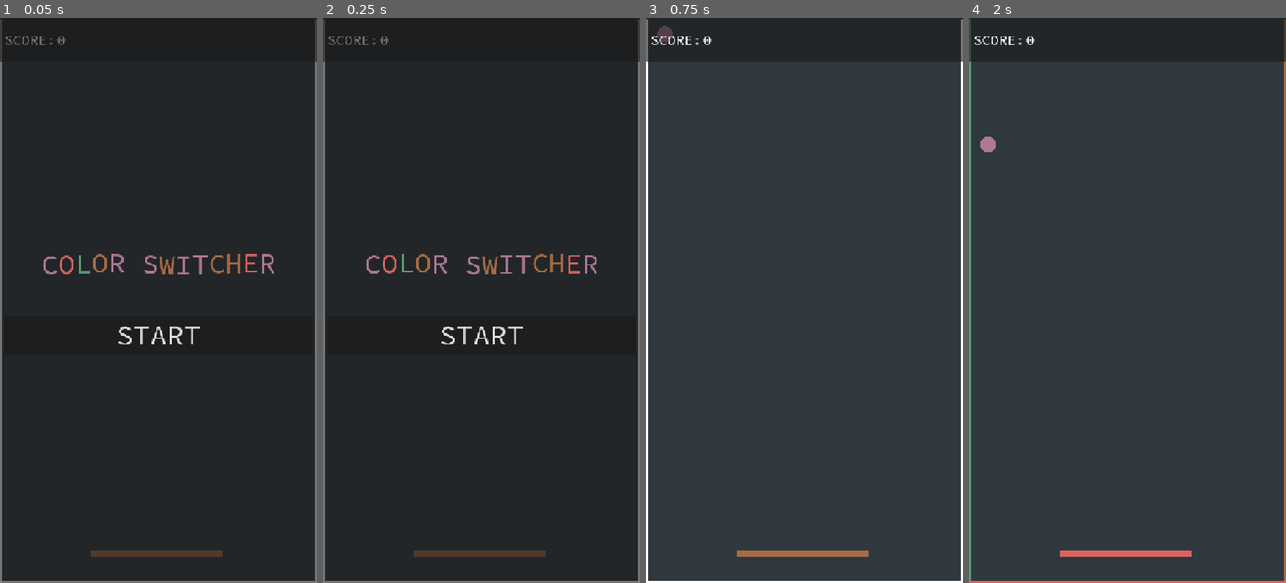
Above: before the commit, frames 1-4 (left to right).
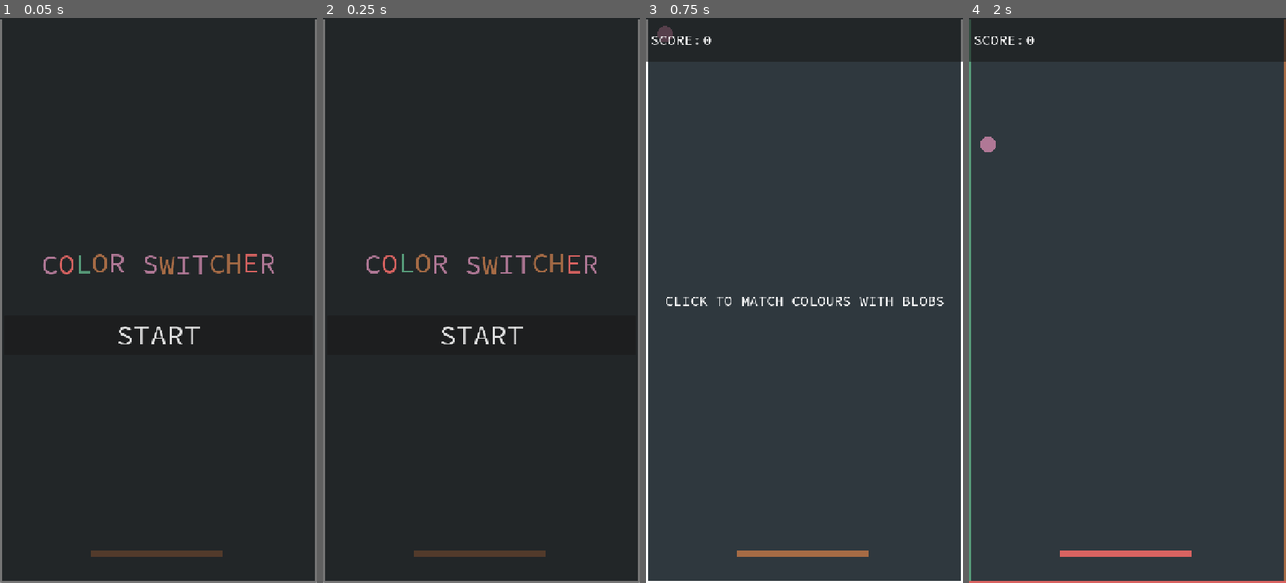
Above: after the commit, the same moments.

Repository: gerep/colour-switcher
Game: Godot game, scene res://scenes/main/main.tscn
The game is run twice, just before and just after one commit, with the same random seed, the same clock (stepped at 60 frames per second) and the same inputs.
Inputs (mouse positions are in pixels of both pictures, inside the frame that each line leads up to):
- Up to frame 1 (0.05 s): no input
- Up to frame 2 (0.25 s): no input
- Up to frame 3 (0.75 s): click "START" at 0.5 s
- Up to frame 4 (2 s): tap Enter at 1.25 s; move the mouse to (1197, 272) at 1.27 s; press the mouse at (1197, 272) at 1.28 s

The runs differ from the first frame. In frame 1, 0.2% of the frame differs, in the area x 0-100%, y 0-8%; in frame 2, 0.2%; in frame 3, 0.5%, in the area x 6-94%, y 49-51%; in frame 4, nothing differs.

Commit message:
add click tutorial

Diff:
--- a/scenes/main/hud.gd
+++ b/scenes/main/hud.gd
@@ -19,6 +19,7 @@
 @onready var game_over_label: RichTextLabel = %GameOverLabel
 @onready var game_over_container: PanelContainer = %GameOverContainer
 @onready var combo_label: RichTextLabel = %ComboLabel
+@onready var tutorial_label: Label = %TutorialLabel
 
 
 func _ready() -> void:
@@ -28,6 +29,7 @@
 	Signals.burst_ended.connect(_burst_ended)
 	Signals.start_game.connect(_start_game)
 	Signals.game_over.connect(_game_over)
+	Signals.first_click.connect(func(): tutorial_label.visible = false)
 
 	start_button.pressed.connect(func(): Signals.start_game.emit())
 	retry_button.pressed.connect(func(): Signals.start_game.emit())
@@ -39,6 +41,9 @@
 		colored_text += "[color={0}]{1}[/color]".format([Colors.LIST.pick_random().to_html(), letter])
 
 	rich_text_label.text = menu_bb_text.format([colored_text])
+	score_container.visible = false
+	game_over_container.visible = false
+	menu_container.visible = true
 
 
 func _game_over():
@@ -53,6 +58,7 @@
 	menu_container.visible = false
 	game_over_container.visible = false
 	score_container.visible = true
+	tutorial_label.visible = true
 
 
 func _burst_started() -> void:
--- a/scenes/main/main.tscn
+++ b/scenes/main/main.tscn
@@ -142,6 +142,7 @@
 
 [node name="MenuContainer" type="PanelContainer" parent="HUD/Control"]
 unique_name_in_owner = true
+visible = false
 layout_mode = 1
 anchors_preset = 15
 anchor_right = 1.0
@@ -173,6 +174,25 @@
 theme_override_fonts/font = ExtResource("3_k2fmo")
 theme_override_font_sizes/font_size = 64
 text = "START"
+
+[node name="TutorialLabel" type="Label" parent="HUD/Control"]
+unique_name_in_owner = true
+visible = false
+layout_mode = 1
+anchors_preset = 8
+anchor_left = 0.5
+anchor_top = 0.5
+anchor_right = 0.5
+anchor_bottom = 0.5
+offset_left = -109.5
+offset_top = -11.5
+offset_right = 109.5
+offset_bottom = 11.5
+grow_horizontal = 2
+grow_vertical = 2
+theme_override_fonts/font = ExtResource("3_k2fmo")
+theme_override_font_sizes/font_size = 32
+text = "CLICK TO MATCH COLOURS WITH BLOBS"
 
 [node name="ChromaticAberration" type="ColorRect" parent="HUD"]
 visible = false
--- a/scenes/player/player.gd
+++ b/scenes/player/player.gd
@@ -1,6 +1,7 @@
 extends StaticBody2D
 
 var current_color: int = 0
+var first_click: bool = true
 var _max_colors: int = 0
 
 @onready var player_sprite: Sprite2D = $PlayerSprite
@@ -15,6 +16,10 @@
 
 func _unhandled_input(event: InputEvent) -> void:
 	if event.is_action_pressed(&"left_button"):
+		if first_click:
+			Signals.first_click.emit()
+			first_click = false
+
 		left_click.play()
 		current_color = wrapi(current_color + 1, 0, _max_colors)
 	elif event.is_action_pressed(&"right_button"):
--- a/scripts/signals.gd
+++ b/scripts/signals.gd
@@ -10,3 +10,4 @@
 signal bottom_bar_color_changed(color_index: int)
 signal start_game
 signal game_over
+signal first_click
